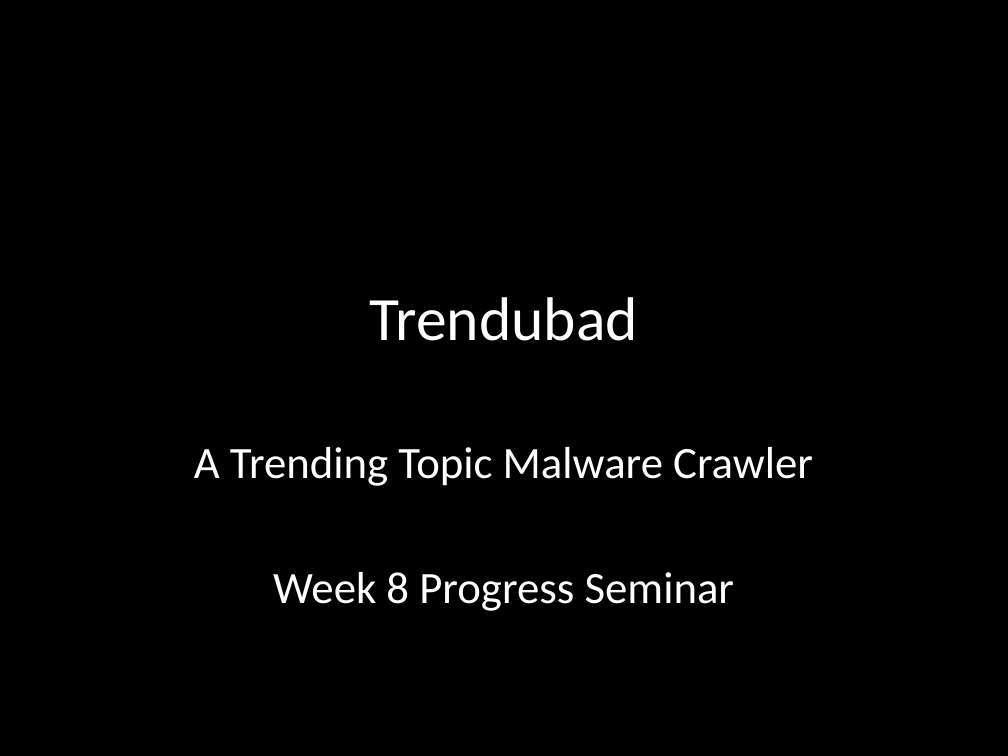
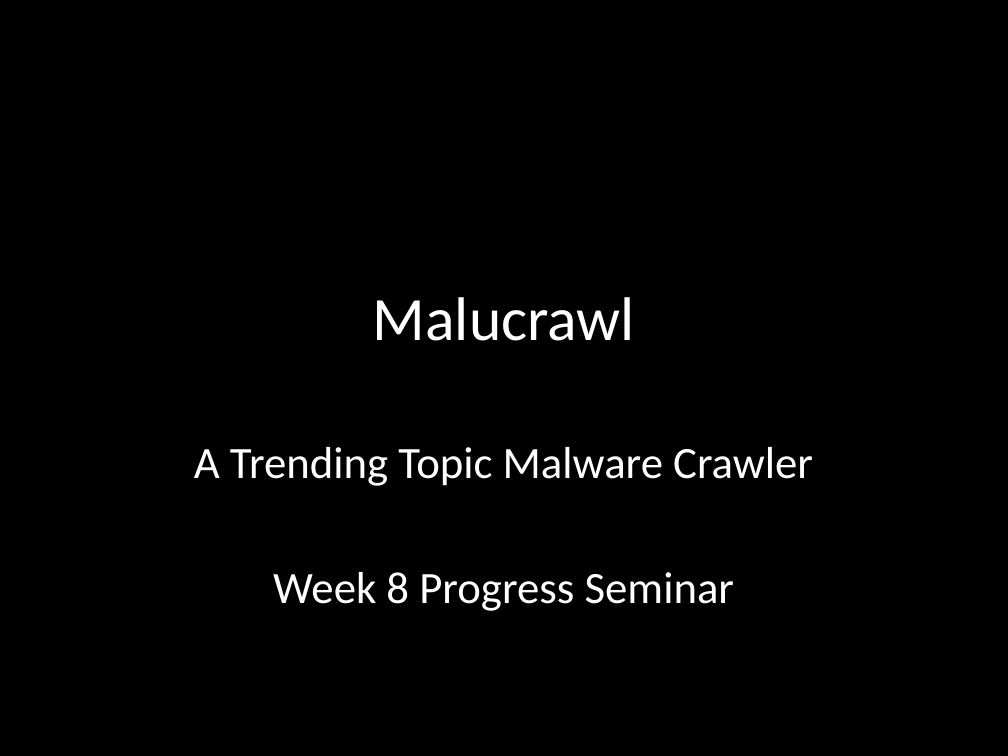
Before and after one commit to chrissorchard/malucrawl, a slide deck: slide 1 of doc/pres2/wk8-progress.pptx. Drawn at 1008x756 pixels with LibreOffice and Linux fonts; fonts in the diff are those of the drawing; background and template pictures are left out. Boxes give left, top, right and bottom in pixels: in the first picture for what was removed or moved away, otherwise in the second. Text is boxed around its words. In the diff, an @@ line names an element or a change of style, - is before the commit and + after.

```diff
--- a/doc/pres2/wk8-progress.pptx
+++ b/doc/pres2/wk8-progress.pptx
@@ title at (x1=373, y1=297, x2=635, y2=341): text changed @@
-Trendubad
+Malucrawl
```
Also in this commit, not shown: 11 other slides changed, 1 slide added.
